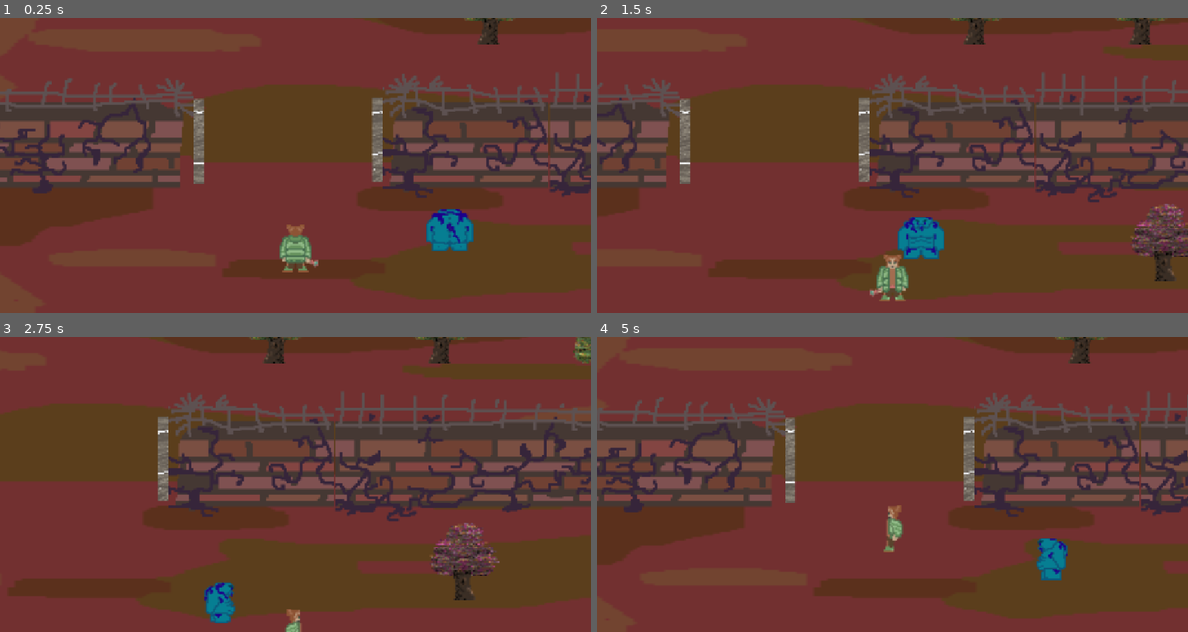
Above: before the commit, frames 1-4 (two rows, left to right).
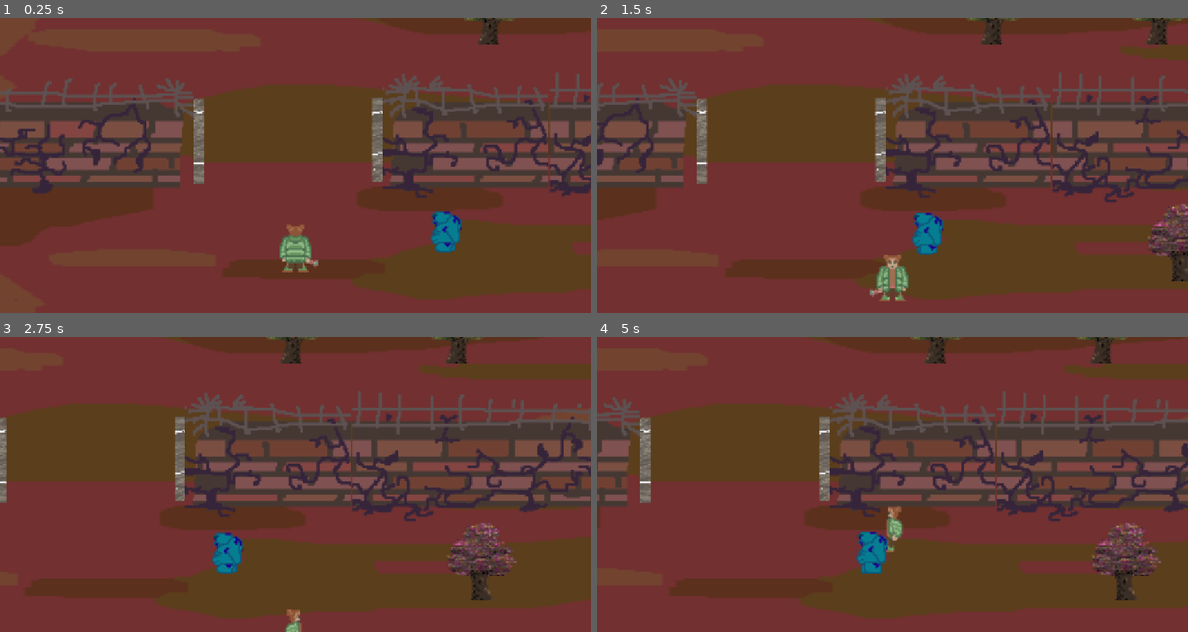
Above: after the commit, the same moments.

Repository: Hardy-Thomas/TheSereneGlade
Game: Godot game, scene res://main.tscn
The game is run twice, just before and just after one commit, with the same random seed, the same clock (stepped at 60 frames per second) and the same inputs. This scene is started directly instead of the project's main scene.
Inputs:
- Up to frame 1 (0.25 s): no input
- Up to frame 2 (1.5 s): tap Enter (ui_accept) at 0.5, 0.77 s; hold Right (move_right) 0.53-1.28 s; hold Down (move_down) from 1.28 s (still down)
- Up to frame 3 (2.75 s): tap Enter (ui_accept) at 1.52 s; release Down (move_down) at 2.03 s; hold Right (move_right) from 2.03 s (still down)
- Up to frame 4 (5 s): release Right (move_right) at 2.78 s; hold Up (move_up) 2.78-3.53 s; tap Enter (ui_accept) at 3.02, 3.77, 4.52 s; hold Left (move_left) from 3.53 s (still down)

The runs differ from the first frame. In frame 1, 0.7% of the frame differs, in the area x 72-81%, y 64-80%; in frame 2, 12%; in frame 3, 13%; in frame 4, 21%, in the area x 0-100%, y 0-90%.

Commit message:
SHEESH IDK What I Did

Diff:
--- a/follower.gd
+++ b/follower.gd
@@ -55,10 +55,7 @@
 	$AnimatedSprite2D2.play("idle")
 
 func _on_chat_detection_body_entered(body: Node2D) -> void:
-	if body.is_in_group("Player"):
-		player = body
-		player_in_chat_zone = true
-		is_following = follow_player_when_near
+	return
 
 func _on_chat_detection_body_exited(body: Node2D) -> void:
 	if body.is_in_group("Player"):
@@ -67,6 +64,25 @@
 		emit_signal("dialogue_exited")
 
 
-func _on_proximity_area_entered(body: Node2D) -> void:
+
+
+
+func _on_proximity_too_close_body_entered(body: Node2D) -> void:
 	if body.is_in_group("Player"):
-		print("FERME BIEN TA GUEUELE")
+		player_in_chat_zone = false
+		is_following = false
+		emit_signal("dialogue_exited")
+
+
+func _on_proximity_body_entered(body: Node2D) -> void:
+	if body.is_in_group("Player"):
+		player = body
+		player_in_chat_zone = true
+		is_following = follow_player_when_near
+
+
+func _on_proximity_too_close_body_exited(body: Node2D) -> void:
+	if body.is_in_group("Player"):
+		player = body
+		player_in_chat_zone = true
+		is_following = follow_player_when_near
--- a/follower.tscn
+++ b/follower.tscn
@@ -161,7 +161,10 @@
 radius = 46.52956
 
 [sub_resource type="CircleShape2D" id="CircleShape2D_77b8b"]
-radius = 333.006
+radius = 530.0009
+
+[sub_resource type="CircleShape2D" id="CircleShape2D_5we18"]
+radius = 64.412735
 
 [node name="Follower" type="CharacterBody2D"]
 position = Vector2(129, 31)
@@ -174,7 +177,6 @@
 animation = &"back_walk"
 
 [node name="CollisionShape2D" type="CollisionShape2D" parent="."]
-visible = false
 position = Vector2(-7.6293945e-06, 0)
 shape = SubResource("CircleShape2D_bc6q4")
 
@@ -187,14 +189,13 @@
 
 [node name="Proximity" type="Area2D" parent="."]
 
-[node name="CollisionShape2D" type="CollisionShape2D" parent="Proximity"]
-visible = false
+[node name="CollisionShape2Dfine" type="CollisionShape2D" parent="Proximity"]
 shape = SubResource("CircleShape2D_77b8b")
 
 [node name="ProximityTooClose" type="Area2D" parent="."]
 
-[node name="CollisionShape2D" type="CollisionShape2D" parent="ProximityTooClose"]
-shape = SubResource("CircleShape2D_77b8b")
+[node name="CollisionShape2Dclose" type="CollisionShape2D" parent="ProximityTooClose"]
+shape = SubResource("CircleShape2D_5we18")
 
 [node name="Timer" type="Timer" parent="."]
 autostart = true
@@ -214,6 +215,9 @@
 [connection signal="body_entered" from="ChatDetection" to="." method="_on_chat_detection_body_entered"]
 [connection signal="body_exited" from="ChatDetection" to="." method="_on_chat_detection_body_exited"]
 [connection signal="area_entered" from="Proximity" to="." method="_on_proximity_area_entered"]
+[connection signal="body_entered" from="Proximity" to="." method="_on_proximity_body_entered"]
+[connection signal="body_entered" from="ProximityTooClose" to="." method="_on_proximity_too_close_body_entered"]
+[connection signal="body_exited" from="ProximityTooClose" to="." method="_on_proximity_too_close_body_exited"]
 [connection signal="timeout" from="Timer" to="." method="_on_timer_timeout"]
 [connection signal="dialogue_finished" from="dialogue" to="." method="_on_dialogue_dialogue_finished"]
 [connection signal="timeout" from="TimerIdle" to="." method="_on_timer_idle_timeout"]
--- a/main.tscn
+++ b/main.tscn
@@ -663,7 +663,6 @@
 }
 
 [node name="Npc" parent="." instance=ExtResource("2_7mycd")]
-visible = false
 
 [node name="Player" parent="." instance=ExtResource("1_ig7tw")]
 position = Vector2(613, 556)
--- a/title_scene.tscn
+++ b/title_scene.tscn
@@ -1,7 +1,7 @@
 [gd_scene load_steps=3 format=3 uid="uid://bdg4tsa7gd0di"]
 
 [ext_resource type="Script" uid="uid://bqvy7ocmdgtp8" path="res://title_scene.gd" id="1_wkkv4"]
-[ext_resource type="Texture2D" uid="uid://dmm6jyekufl1" path="res://ART/Props/sprite_0.png" id="2_176dl"]
+[ext_resource type="Texture2D" uid="uid://c01rh8y55tkcy" path="res://ART/Props/BG/sprite_0.png" id="2_176dl"]
 
 [node name="TitleScene" type="Node2D"]
 scale = Vector2(1e-05, 1e-05)
@@ -13,6 +13,7 @@
 [node name="Label" type="Label" parent="CanvasLayer"]
 top_level = true
 anchors_preset = -1
+anchor_left = -0.013333334
 anchor_right = -0.013333334
 offset_left = 580.0
 offset_top = 256.0
@@ -38,8 +39,8 @@
 text = "Credit"
 
 [node name="Sprite0" type="Sprite2D" parent="."]
-position = Vector2(60000000, 30000002)
-scale = Vector2(234375.02, 117187.51)
+position = Vector2(60350004, 30150002)
+scale = Vector2(98764.42, 100000)
 texture = ExtResource("2_176dl")
 
 [connection signal="pressed" from="CanvasLayer/Button" to="." method="_on_button_pressed"]
Binary file added: ART/Props/BG/sprite_0.png
Not shown, added: ART/Props/BG/sprite_0.png.import
Not shown: 1 places in follower.tscn that only renumber resources
